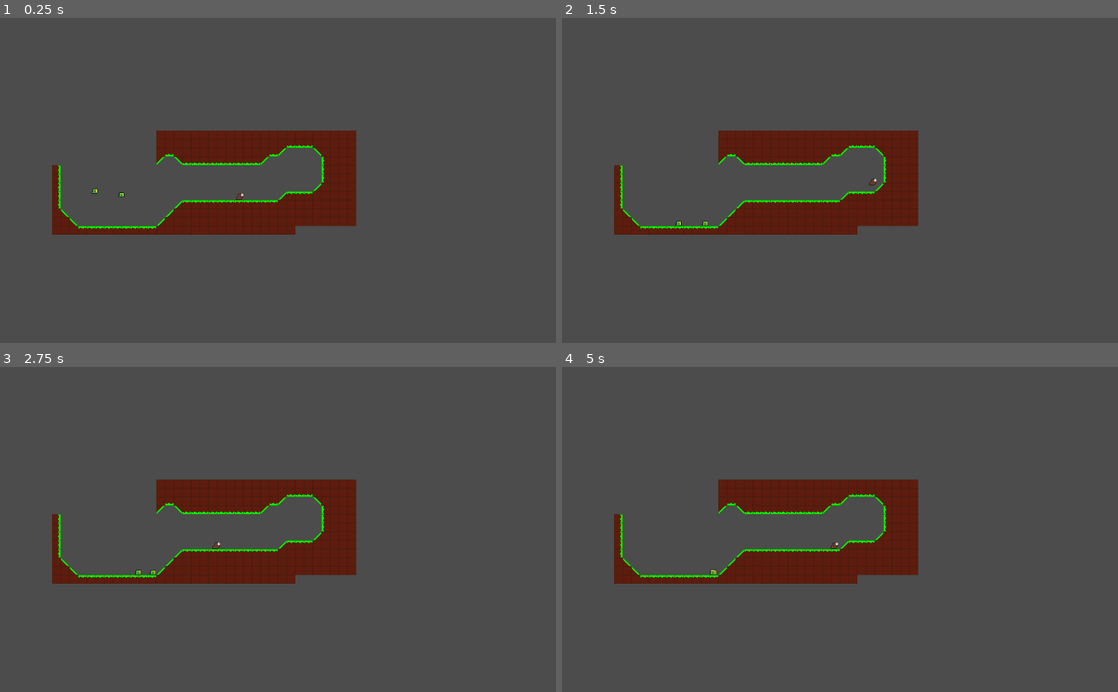
Above: before the commit, frames 1-4 (two rows, left to right).
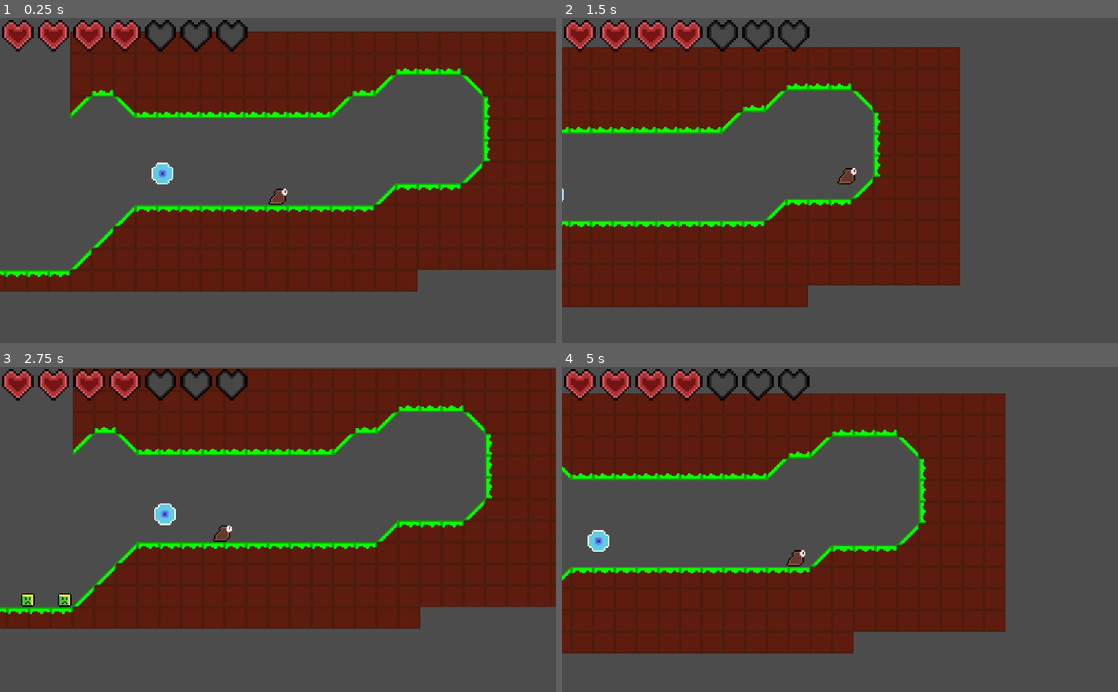
Above: after the commit, the same moments.

Repository: Shoter99/GameJamFirst
Game: Godot game, scene res://enviroment/level prefab/Level test.tscn
Two runs of this game, one before a commit and one after it. Both use one fixed random seed, a clock stepped at 60 frames per second and the inputs below.
Inputs (mouse positions are in pixels of both pictures, inside the frame that each line leads up to):
- Up to frame 1 (0.25 s): no input
- Up to frame 2 (1.5 s): move the mouse to (962, 164) at 0.52 s; hold Shift (Slide) 0.53-1.28 s; hold Right (move_right) from 0.53 s (still down); tap Space (jump) at 0.77 s; move the mouse to (728, 196) at 1.27 s; click (728, 196) at 1.35 s
- Up to frame 3 (2.75 s): tap Space (jump) at 1.52 s; move the mouse to (333, 458) at 2.02 s; release Right (move_right) at 2.03 s; hold Left (move_left) from 2.03 s (still down); hold Shift (Slide) from 2.03 s (still down)
- Up to frame 4 (5 s): move the mouse to (812, 594) at 2.77 s; release Left (move_left) at 2.78 s; release Shift (Slide) at 2.78 s; hold Right (move_right) 2.78-4.28 s; click (812, 594) at 2.85 s; tap Space (jump) at 3.02, 3.77, 4.52 s; move the mouse to (1006, 578) at 3.52 s; hold Shift (Slide) 3.53-4.28 s; move the mouse to (673, 480) at 4.27 s; hold Left (move_left) from 4.28 s (still down); click (673, 480) at 4.35 s

The runs differ from the first frame. In frame 1, 51% of the frame differs, in the area x 0-100%, y 0-85%; in frame 2, 40%; in frame 3, 48%; in frame 4, 48%.

Commit message:
added camera

Diff:
--- a/entities/enemy/Enemy.tscn
+++ b/entities/enemy/Enemy.tscn
@@ -31,6 +31,7 @@
 position = Vector2( 0, -5 )
 frames = SubResource( 3 )
 animation = "walk"
+frame = 1
 playing = true
 
 [node name="playerKiller" type="Area2D" parent="LeftRightEnemySlime"]
--- a/enviroment/level prefab/Level test.tscn
+++ b/enviroment/level prefab/Level test.tscn
@@ -1,8 +1,10 @@
-[gd_scene load_steps=14 format=2]
+[gd_scene load_steps=16 format=2]
 
 [ext_resource path="res://Player/Player.tscn" type="PackedScene" id=1]
 [ext_resource path="res://enviroment/blocks.png" type="Texture" id=2]
 [ext_resource path="res://entities/enemy/Enemy.tscn" type="PackedScene" id=3]
+[ext_resource path="res://enviroment/Collectable.tscn" type="PackedScene" id=4]
+[ext_resource path="res://UI/HUD.tscn" type="PackedScene" id=5]
 
 [sub_resource type="ConvexPolygonShape2D" id=3]
 points = PoolVector2Array( 0, 0, 16, 0, 16, 16, 0, 16 )
@@ -235,8 +237,22 @@
 speed = 200
 gravity = 1500
 
+[node name="Camera2D" type="Camera2D" parent="KinematicBody2D"]
+current = true
+zoom = Vector2( 0.4, 0.4 )
+smoothing_enabled = true
+
+[node name="HUD" parent="KinematicBody2D/Camera2D" instance=ExtResource( 5 )]
+margin_left = -423.0
+margin_top = 43.0
+margin_right = -423.0
+margin_bottom = 43.0
+
 [node name="Node2D" parent="." instance=ExtResource( 3 )]
 position = Vector2( 167, 315 )
 
 [node name="Node2D2" parent="." instance=ExtResource( 3 )]
 position = Vector2( 216, 322 )
+
+[node name="Collectable" parent="." instance=ExtResource( 4 )]
+position = Vector2( 356, 317 )
